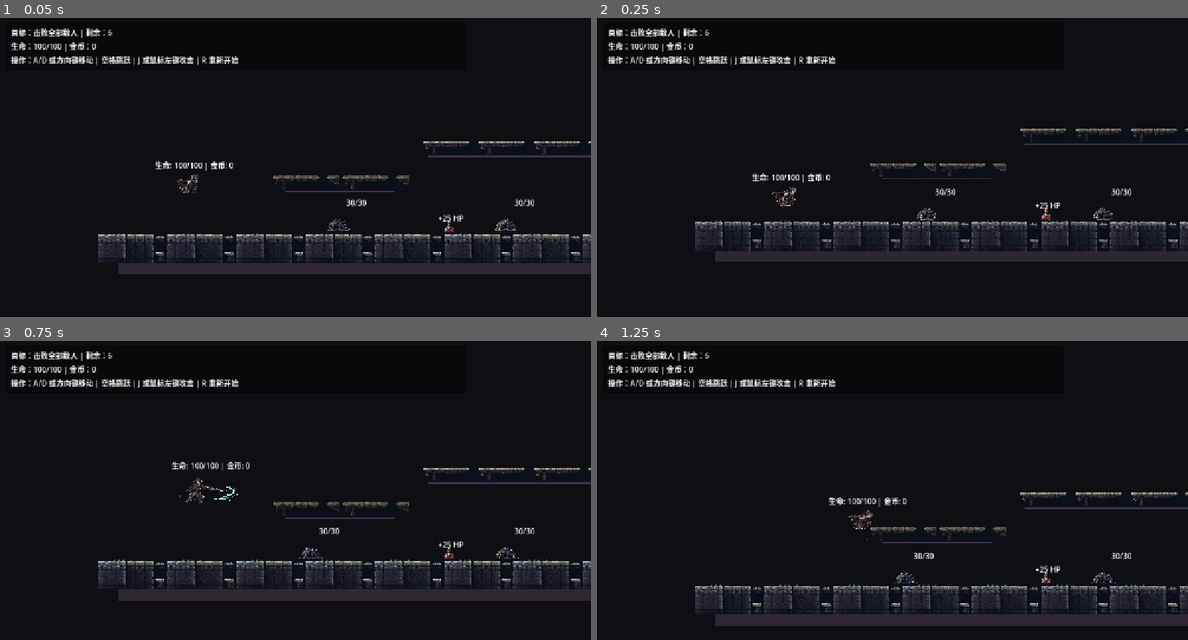
Above: before the commit, frames 1-4 (two rows, left to right).
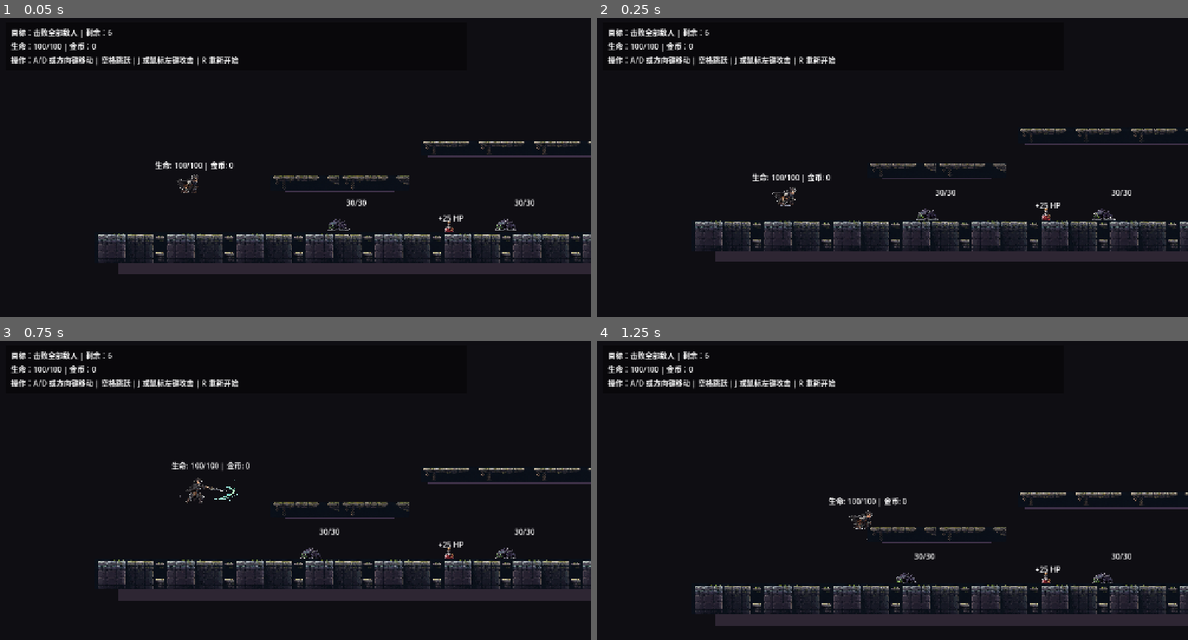
Above: after the commit, the same moments.

Repository: 98longq/relicbound
Game: Godot game, scene res://scenes/levels/test_level.tscn
Two runs of this game, one before a commit and one after it. Both use one fixed random seed, a clock stepped at 60 frames per second and the inputs below.
Inputs (mouse positions are in pixels of both pictures, inside the frame that each line leads up to):
- Up to frame 1 (0.05 s): no input
- Up to frame 2 (0.25 s): no input
- Up to frame 3 (0.75 s): tap Enter (ui_accept) at 0.5 s; move the mouse to (425, 490) at 0.52 s; hold Right (ui_right) from 0.53 s (still down); hold R from 0.53 s (still down); click (425, 490) at 0.67 s
- Up to frame 4 (1.25 s): keep holding Right (ui_right); keep holding R; tap Enter (ui_accept) at 0.77 s

Frame 1 is identical in both runs. In frame 2, 0.2% of the frame differs, in the area x 54-91%, y 57-68%; in frame 3, 0.2%; in frame 4, 0.2%, in the area x 50-91%, y 70-81%.

Commit message:
Tune common enemy range and hurtbox

Diff:
--- a/scenes/enemies/test_enemy.tscn
+++ b/scenes/enemies/test_enemy.tscn
@@ -16,7 +16,7 @@
 shader_parameter/alpha_cutoff = 0.05
 
 [sub_resource type="RectangleShape2D" id="RectangleShape2D_enemy"]
-size = Vector2(72, 54)
+size = Vector2(66, 50)
 
 [node name="TestEnemy" type="CharacterBody2D"]
 collision_layer = 4
@@ -24,8 +24,12 @@
 script = ExtResource("1_enemy_base")
 max_health = 30
 move_speed = 85.0
+attack_range = 72.0
+stop_distance = 54.0
 attack_damage = 8
 attack_cooldown = 0.85
+attack_feedback_time = 0.34
+attack_lunge_distance = 30.0
 loot_scene = ExtResource("2_pickup_gold")
 loot_drop_chance = 1.0
 
@@ -43,7 +47,7 @@
 texture = SubResource("AtlasTexture_crawler_idle")
 
 [node name="CollisionShape2D" type="CollisionShape2D" parent="."]
-position = Vector2(0, -26)
+position = Vector2(0, -25)
 shape = SubResource("RectangleShape2D_enemy")
 
 [node name="HealthLabel" type="Label" parent="."]
